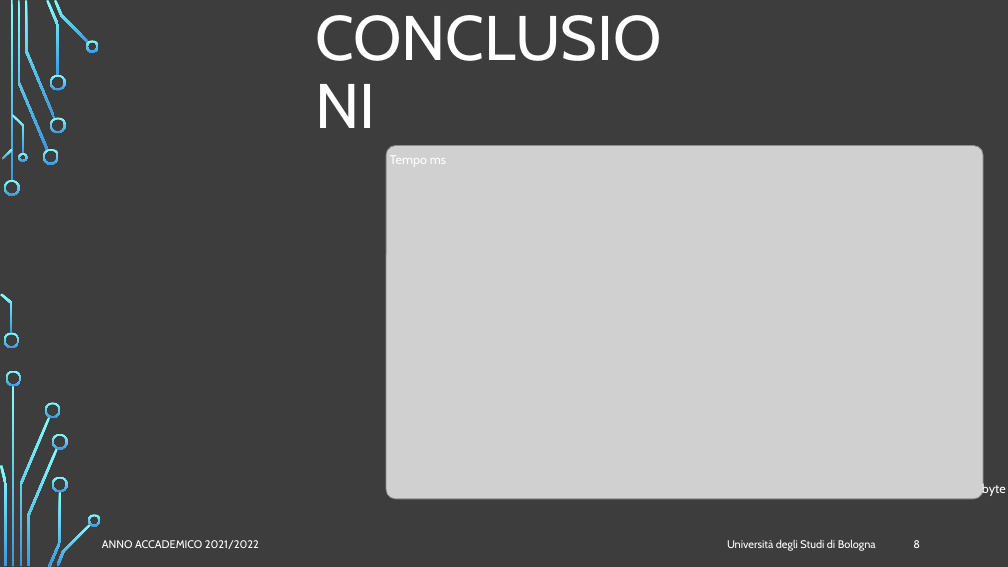
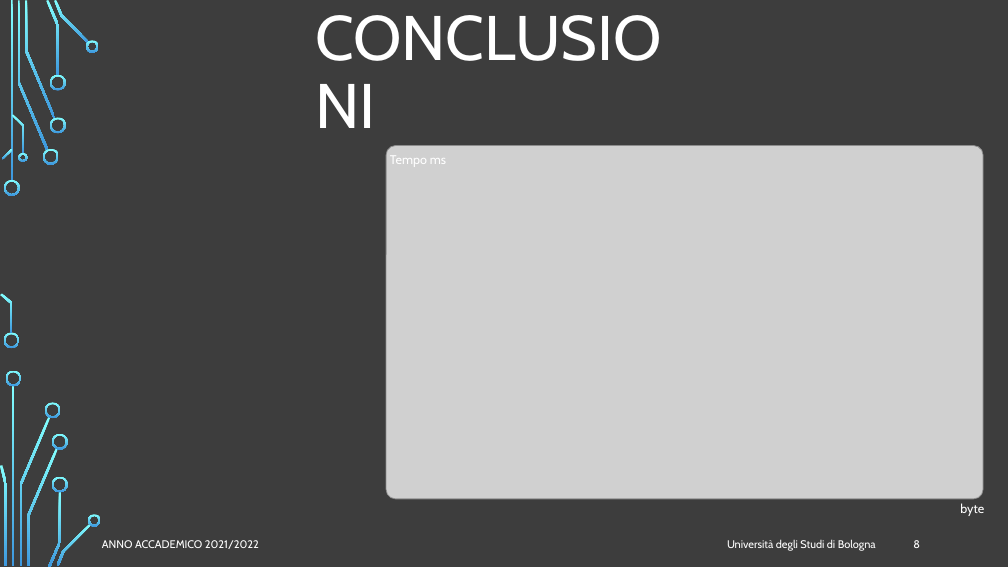
Before and after one commit to FlippaFloppa/Reti-di-Calcolatori-gruppo-Lore, a slide deck: slide 8 of Esercitazione_4/esercitazione4.pptx. Drawn at 1008x567 pixels with LibreOffice and Linux fonts; fonts in the diff are those of the drawing; grey boxes stand for pictures; background and template pictures are left out. Boxes give left, top, right and bottom in pixels: in the first picture for what was removed or moved away, otherwise in the second. Text is boxed around its words. In the diff, an @@ line names an element or a change of style, - is before the commit and + after.

```diff
--- a/Esercitazione_4/esercitazione4.pptx
+++ b/Esercitazione_4/esercitazione4.pptx
@@ text "byte" moved from (x1=982, y1=482, x2=1006, y2=496) to (x1=960, y1=503, x2=984, y2=516) @@
```
